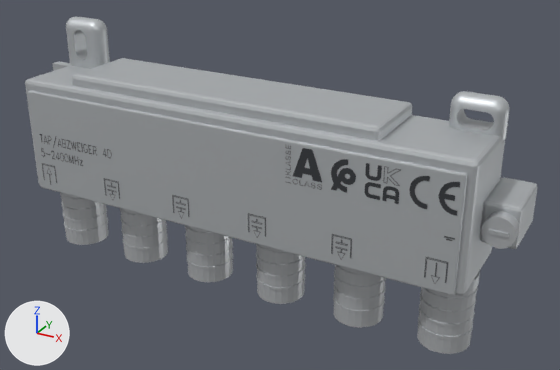
An edit to the Blender file models/src/derivador.blend, drawn before and after from the same camera.
Both versions are drawn from a 50 mm camera at (0.0736, -0.1279, 0.0561) aimed at (0.0067, -0.0063, -0.0047). The axes (+X, +Y, +Z) are drawn at lower left. The lights are the same throughout. The older version comes first.

The first picture shows 'deriv_metall', 'deriv_serigrafia', 'deriv_zamak'.
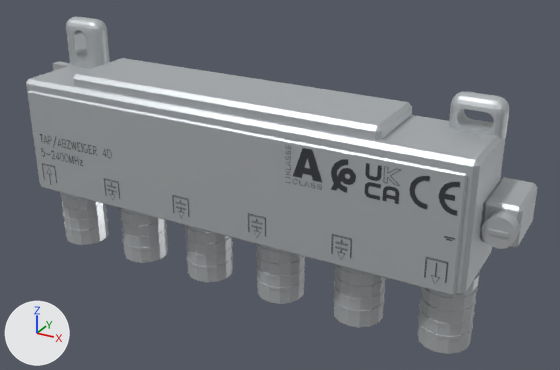
The change, as JSON lines over the scene's bpy script:
```json
{"block": "me_cube", "where": "# used by ob_deriv_zamak; location = (0.0, 0.0, 0.0)"}
{"op": "remove", "block": "me_cube", "code": "me_cube.from_pydata(...)  # 2708 vertices, 2390 faces; spans x -0.0543..0.0536, y -0.0181..0.0, z -0.0142..0.0222"}
{"op": "add", "block": "me_cube", "code": "me_cube.from_pydata(...)  # 1014 vertices, 856 faces; spans x -0.0543..0.0536, y -0.0181..0.0, z -0.0142..0.0222"}
{"block": "me_cube", "change": "me_cube part 1: 10 vertices moved from x -0.0474..0.0454, y -0.0045..0.0, z 0.0109..0.0221 to x -0.0474..0.0454, y -0.0045..0.0, z 0.0106..0.0221; 1738 vertices removed from x -0.0478..0.0534, y -0.018..0.0, z -0.0142..0.0222; 44 vertices added at x -0.0477..0.0472, y -0.0023..-0.0022, z 0.0099..0.0221"}
{"block": "me_cylinder", "where": "# used by ob_deriv_metall; location = (0.0509, -0.0132, -0.0005); rotation_euler = (1.571, 0.0, 0.0), in degrees (90, 0, 0)"}
{"op": "remove", "block": "me_cylinder", "code": "me_cylinder.from_pydata(...)  # 1608 vertices, 878 faces; spans x -0.0984..0.0027, y -0.0266..0.0027, z -0.0091..0.0012"}
{"op": "add", "block": "me_cylinder", "code": "me_cylinder.from_pydata(...)  # 984 vertices, 566 faces; spans x -0.0983..0.0027, y -0.0266..0.0027, z -0.0091..0.0012"}
{"block": "me_cylinder", "change": "me_cylinder part 2: 1416 vertices removed from x -0.0984..-0.0036, y -0.0266..-0.0137, z -0.009..0.0005; 792 vertices added at x -0.0983..-0.0037, y -0.0266..-0.0137, z -0.0087..0.0002"}
```

Location of each change, [x1, y1, x2, y2] in pixels of the pictures (560 x 370 px; the box of a moved part takes in the faces that stretch with it):
```json
{"object": "deriv_zamak", "change": "reshaped", "before": [25, 17, 537, 296], "after": [26, 17, 537, 295]}
{"object": "deriv_metall", "change": "reshaped", "before": [60, 193, 520, 354], "after": [60, 192, 520, 354]}
{"part": 1, "of": "me_cube", "change": "cut back", "before": [25, 17, 537, 296], "after": [72, 17, 509, 135]}
{"part": 2, "of": "me_cylinder", "change": "moved or reshaped", "before": [93, 201, 477, 350], "after": [93, 201, 477, 350]}
```
